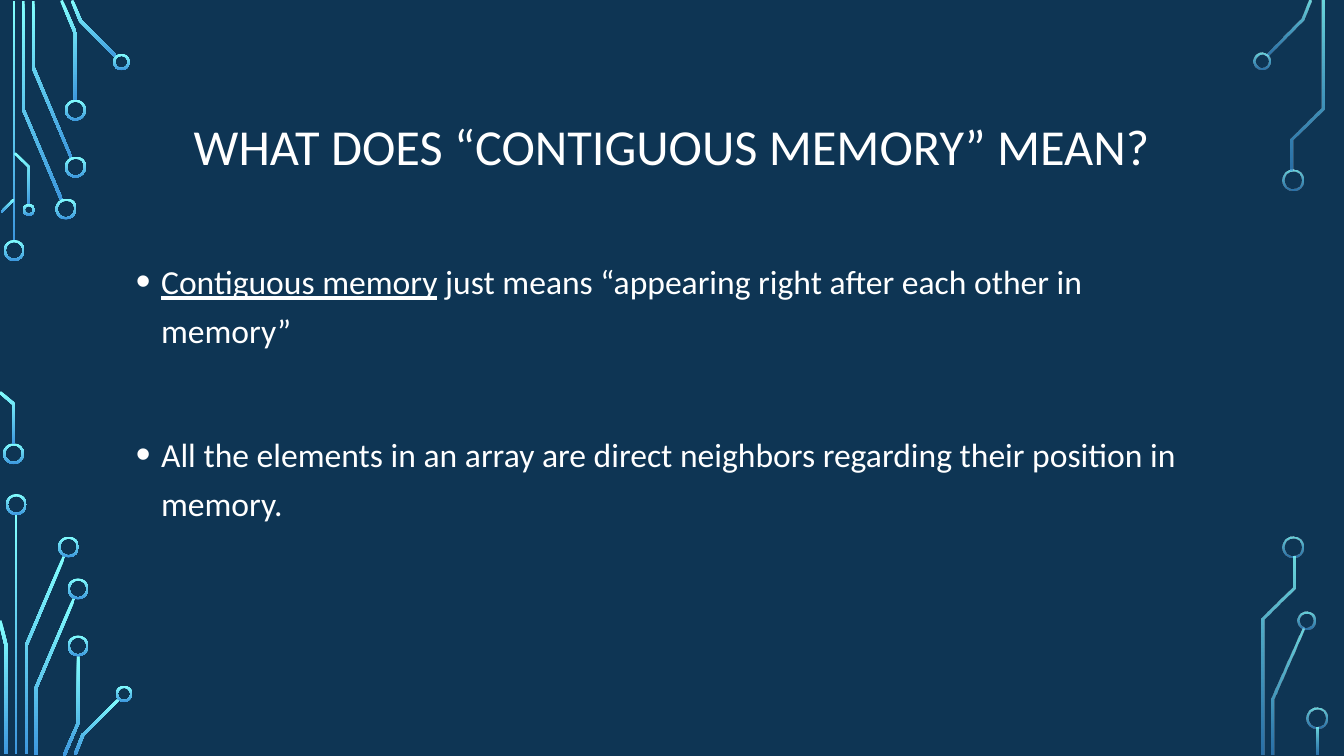
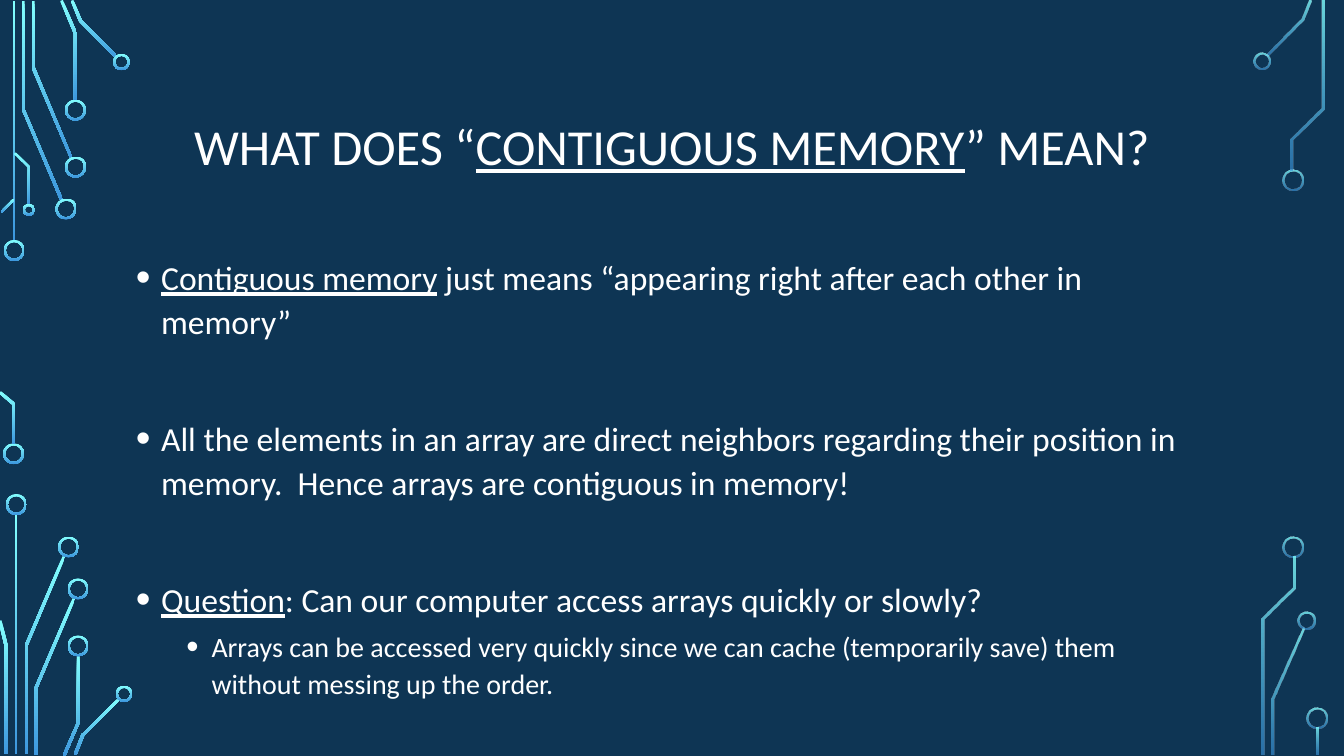
Before and after one commit to psypdt/ZIS_C-_Summer_Course_2019, a slide deck: slide 38 of Day_2/Day_2.pptx (slide 37 before the commit). Drawn at 1344x756 pixels with LibreOffice and Linux fonts; fonts in the diff are those of the drawing; background and template pictures are left out. Boxes give left, top, right and bottom in pixels: in the first picture for what was removed or moved away, otherwise in the second. Text is boxed around its words. In the diff, an @@ line names an element or a change of style, - is before the commit and + after.

Commit message:
Update Day2 presentation

```diff
--- a/Day_2/Day_2.pptx
+++ b/Day_2/Day_2.pptx
@@ title "WHAT DOES “CONTIGUOUS MEMORY” MEAN?" at bbox=[194, 129, 1149, 173]: underline on in "“CONTIGUOUS MEMORY”" @@
@@ text at bbox=[161, 266, 1082, 340]: line spacing 1.2 to 1.1 @@
@@ text at bbox=[161, 427, 1175, 699]: text changed @@
-• All the elements in an array are direct neighbors regarding their position in memory.
+• All the elements in an array are direct neighbors regarding their position in memory. Hence arrays are contiguous in memory!
+• Question: Can our computer access arrays quickly or slowly?
+  • Arrays can be accessed very quickly since we can cache (temporarily save) them without messing up the order.
```
Also in this commit, not shown: 13 other slides changed, 1 slide added.
